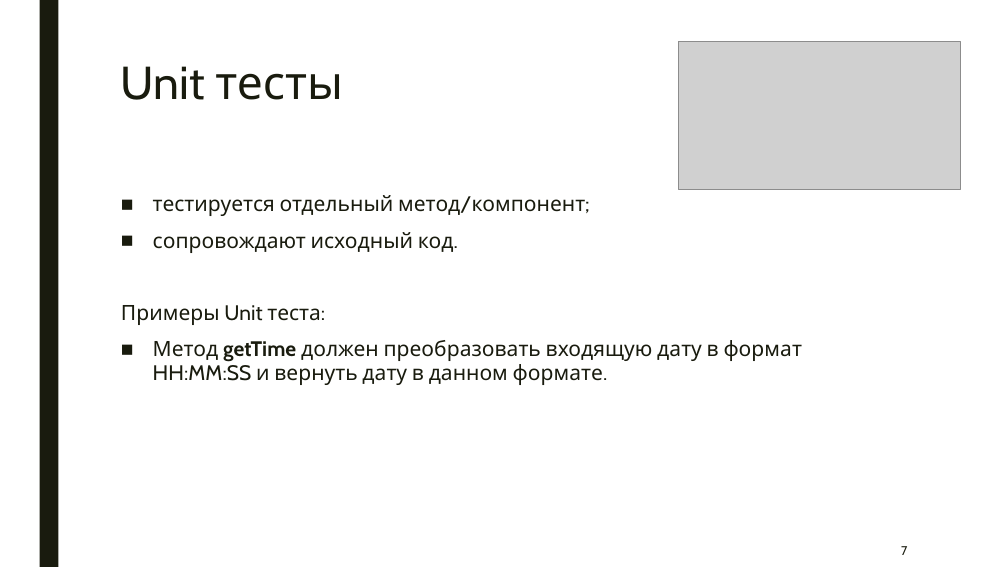
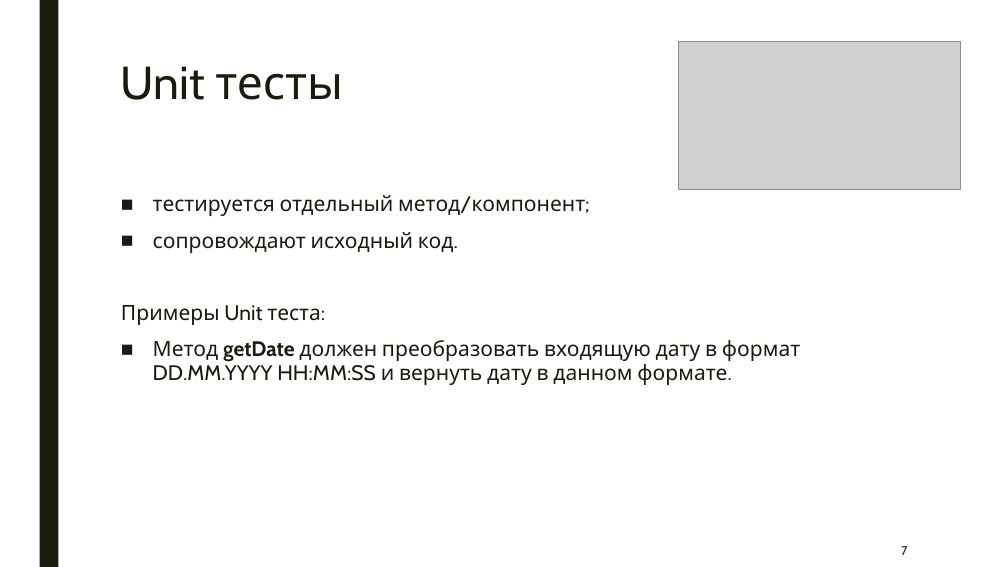
Before and after one commit to artem-gorokhovskii/frontend-unit-tests, a slide deck: slide 7 of frontend-unit-tests.pptx. Drawn at 1008x567 pixels with LibreOffice and Linux fonts; fonts in the diff are those of the drawing; grey boxes stand for pictures. Boxes give left, top, right and bottom in pixels: in the first picture for what was removed or moved away, otherwise in the second. Text is boxed around its words. In the diff, an @@ line names an element or a change of style, - is before the commit and + after.

```diff
--- a/frontend-unit-tests.pptx
+++ b/frontend-unit-tests.pptx
@@ text at <box>153,340,801,385</box>: text changed @@
-■ Метод getTime должен преобразовать входящую дату в формат HH:MM:SS и вернуть дату в данном формате.
+■ Метод getDate должен преобразовать входящую дату в формат
+  DD.MM.YYYY HH:MM:SS и вернуть дату в данном формате.
```
Also in this commit, not shown: 4 other slides changed.
